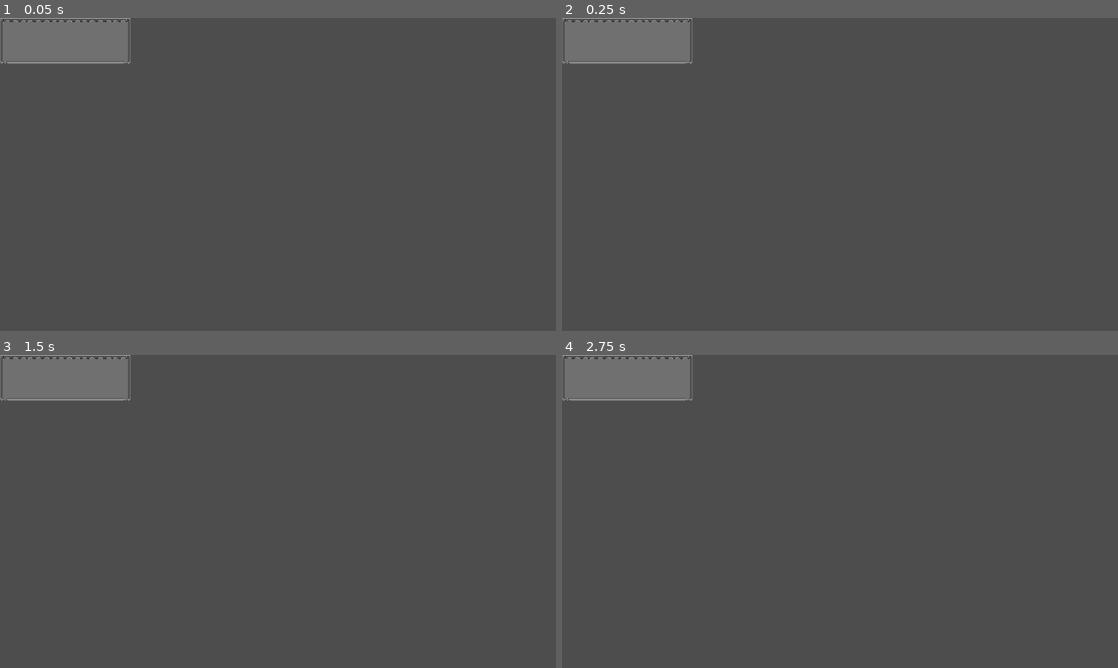
Above: before the commit, frames 1-4 (two rows, left to right).
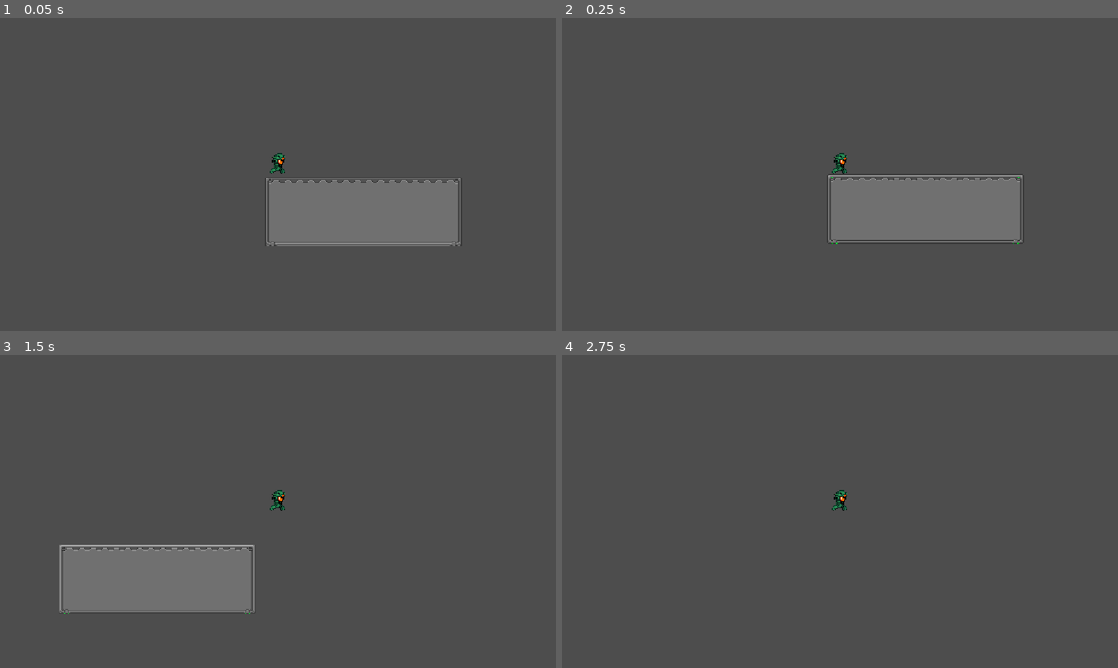
Above: after the commit, the same moments.

Repository: abdullahrasalkar/astra
Game: Godot game, scene res://scenes/level_1.tscn
Same seed, same stepped clock (60 frames per second), same inputs: the game is played once before the commit and once after it. Before the commit the project has no main scene; this scene is started directly in both runs.
Inputs:
- Up to frame 1 (0.05 s): no input
- Up to frame 2 (0.25 s): no input
- Up to frame 3 (1.5 s): tap Enter (ui_accept) at 0.5, 0.6, 0.77, 1.07, 1.35 s; hold Right (ui_right) from 0.53 s (still down)
- Up to frame 4 (2.75 s): tap Enter (ui_accept) at 1.52, 1.82, 2.1 s; release Right (ui_right) at 2.03 s; hold Left (ui_left) from 2.03 s (still down)

The runs differ from the first frame. In frame 1, 10% of the frame differs, in the area x 0-83%, y 0-73%; in frame 2, 10%; in frame 3, 10%, in the area x 0-52%, y 0-83%; in frame 4, 3.2%.

Commit message:
tilemap

Diff:
--- a/project.godot
+++ b/project.godot
@@ -11,6 +11,7 @@
 [application]
 
 config/name="Astra"
+run/main_scene="uid://j0ac4non5ncg"
 config/features=PackedStringArray("4.7", "GL Compatibility")
 config/icon="res://icon.svg"
 
@@ -18,6 +19,16 @@
 
 window/stretch/mode="canvas_items"
 window/stretch/aspect="expand"
+
+[input]
+
+ui_accept={
+"deadzone": 0.5,
+"events": [Object(InputEventKey,"resource_local_to_scene":false,"resource_name":"","device":16,"window_id":0,"alt_pressed":false,"shift_pressed":false,"ctrl_pressed":false,"meta_pressed":false,"pressed":false,"keycode":4194309,"physical_keycode":0,"key_label":0,"unicode":0,"location":0,"echo":false,"script":null)
+, Object(InputEventKey,"resource_local_to_scene":false,"resource_name":"","device":16,"window_id":0,"alt_pressed":false,"shift_pressed":false,"ctrl_pressed":false,"meta_pressed":false,"pressed":false,"keycode":4194310,"physical_keycode":0,"key_label":0,"unicode":0,"location":0,"echo":false,"script":null)
+, Object(InputEventKey,"resource_local_to_scene":false,"resource_name":"","device":-1,"window_id":0,"alt_pressed":false,"shift_pressed":false,"ctrl_pressed":false,"meta_pressed":false,"pressed":false,"keycode":32,"physical_keycode":0,"key_label":0,"unicode":32,"location":0,"echo":false,"script":null)
+]
+}
 
 [physics]
 
--- a/scenes/level_1.tscn
+++ b/scenes/level_1.tscn
@@ -1,6 +1,7 @@
 [gd_scene format=3 uid="uid://j0ac4non5ncg"]
 
 [ext_resource type="Texture2D" uid="uid://c4waxqalhcwni" path="res://assets/platform.png" id="1_014kd"]
+[ext_resource type="PackedScene" uid="uid://dgtpqgifhc0hr" path="res://scenes/player.tscn" id="2_bswci"]
 
 [sub_resource type="TileSetAtlasSource" id="TileSetAtlasSource_bswci"]
 texture = ExtResource("1_014kd")
@@ -91,55 +92,105 @@
 12:15/0 = 0
 13:15/0 = 0
 2:21/0 = 0
+2:21/0/physics_layer_0/polygon_0/points = PackedVector2Array(-8, -8, 8, -8, 8, 8, -8, 8)
 3:21/0 = 0
+3:21/0/physics_layer_0/polygon_0/points = PackedVector2Array(-8, -8, 8, -8, 8, 8, -8, 8)
 4:21/0 = 0
+4:21/0/physics_layer_0/polygon_0/points = PackedVector2Array(-8, -8, 8, -8, 8, 8, -8, 8)
 5:21/0 = 0
+5:21/0/physics_layer_0/polygon_0/points = PackedVector2Array(-8, -8, 8, -8, 8, 8, -8, 8)
 6:21/0 = 0
+6:21/0/physics_layer_0/polygon_0/points = PackedVector2Array(-8, -8, 8, -8, 8, 8, -8, 8)
 7:21/0 = 0
+7:21/0/physics_layer_0/polygon_0/points = PackedVector2Array(-8, -8, 8, -8, 8, 8, -8, 8)
 8:21/0 = 0
+8:21/0/physics_layer_0/polygon_0/points = PackedVector2Array(-8, -8, 8, -8, 8, 8, -8, 8)
 9:21/0 = 0
+9:21/0/physics_layer_0/polygon_0/points = PackedVector2Array(-8, -8, 8, -8, 8, -0.08705139, -8, -0.08705139)
 10:21/0 = 0
+10:21/0/physics_layer_0/polygon_0/points = PackedVector2Array(-8, -8, 8, -8, 8, -0.08705139, -8, -0.08705139)
 11:21/0 = 0
+11:21/0/physics_layer_0/polygon_0/points = PackedVector2Array(-8, -8, 8, -8, 8, -0.08705139, -8, -0.08705139)
 12:21/0 = 0
+12:21/0/physics_layer_0/polygon_0/points = PackedVector2Array(-8, -8, 8, -8, 8, 8, -8, 8)
 13:21/0 = 0
+13:21/0/physics_layer_0/polygon_0/points = PackedVector2Array(-8, -8, 8, -8, 8, 8, -8, 8)
 14:21/0 = 0
+14:21/0/physics_layer_0/polygon_0/points = PackedVector2Array(-8, -8, 8, -8, 8, 8, -8, 8)
 15:21/0 = 0
+15:21/0/physics_layer_0/polygon_0/points = PackedVector2Array(-8, -8, 8, -8, 8, 8, -8, 8)
 2:22/0 = 0
+2:22/0/physics_layer_0/polygon_0/points = PackedVector2Array(-8, -8, 8, -8, 8, 8, -8, 8)
 3:22/0 = 0
+3:22/0/physics_layer_0/polygon_0/points = PackedVector2Array(-8, -8, 8, -8, 8, 8, -8, 8)
 4:22/0 = 0
+4:22/0/physics_layer_0/polygon_0/points = PackedVector2Array(-8, -8, 8, -8, 8, 8, -8, 8)
 5:22/0 = 0
+5:22/0/physics_layer_0/polygon_0/points = PackedVector2Array(-8, -8, 8, -8, 8, 8, -8, 8)
 6:22/0 = 0
+6:22/0/physics_layer_0/polygon_0/points = PackedVector2Array(-8, -8, 8, -8, 8, 8, -8, 8)
 7:22/0 = 0
+7:22/0/physics_layer_0/polygon_0/points = PackedVector2Array(-8, -8, 8, -8, 8, 8, -8, 8)
 8:22/0 = 0
+8:22/0/physics_layer_0/polygon_0/points = PackedVector2Array(-8, -8, 8, -8, 8, 8, -8, 8)
 9:22/0 = 0
+9:22/0/physics_layer_0/polygon_0/points = PackedVector2Array(-8, -8, 8, -8, 8, -0.08705139, -8, -0.08705139)
 10:22/0 = 0
+10:22/0/physics_layer_0/polygon_0/points = PackedVector2Array(-8, -8, 8, -8, 8, 8, -8, 8)
 12:22/0 = 0
+12:22/0/physics_layer_0/polygon_0/points = PackedVector2Array(-8, -8, 8, -8, 8, 8, -8, 8)
 13:22/0 = 0
+13:22/0/physics_layer_0/polygon_0/points = PackedVector2Array(-8, -8, 8, -8, 8, 8, -8, 8)
 14:22/0 = 0
+14:22/0/physics_layer_0/polygon_0/points = PackedVector2Array(-8, -8, 8, -8, 8, 8, -8, 8)
 15:22/0 = 0
+15:22/0/physics_layer_0/polygon_0/points = PackedVector2Array(-8, -8, 8, -8, 8, 8, -8, 8)
 2:23/0 = 0
+2:23/0/physics_layer_0/polygon_0/points = PackedVector2Array(-8, -8, 8, -8, 8, 8, -8, 8)
 3:23/0 = 0
+3:23/0/physics_layer_0/polygon_0/points = PackedVector2Array(-8, -8, 8, -8, 8, 8, -8, 8)
 4:23/0 = 0
+4:23/0/physics_layer_0/polygon_0/points = PackedVector2Array(-8, -8, 8, -8, 8, 8, -8, 8)
 5:23/0 = 0
+5:23/0/physics_layer_0/polygon_0/points = PackedVector2Array(-8, -8, 8, -8, 8, 8, -8, 8)
 6:23/0 = 0
+6:23/0/physics_layer_0/polygon_0/points = PackedVector2Array(-8, -8, 8, -8, 8, 8, -8, 8)
 7:23/0 = 0
+7:23/0/physics_layer_0/polygon_0/points = PackedVector2Array(-8, -8, 8, -8, 8, 8, -8, 8)
 8:23/0 = 0
+8:23/0/physics_layer_0/polygon_0/points = PackedVector2Array(-8, -8, 8, -8, 8, 8, -8, 8)
 12:23/0 = 0
+12:23/0/physics_layer_0/polygon_0/points = PackedVector2Array(-8, -8, 8, -8, 8, 8, -8, 8)
 13:23/0 = 0
+13:23/0/physics_layer_0/polygon_0/points = PackedVector2Array(-8, -8, 8, -8, 8, 8, -8, 8)
 14:23/0 = 0
+14:23/0/physics_layer_0/polygon_0/points = PackedVector2Array(-8, -8, 8, -8, 8, 8, -8, 8)
 15:23/0 = 0
+15:23/0/physics_layer_0/polygon_0/points = PackedVector2Array(-8, -8, 8, -8, 8, 8, -8, 8)
 2:24/0 = 0
+2:24/0/physics_layer_0/polygon_0/points = PackedVector2Array(-8, -8, 8, -8, 8, -0.08705139, -8, -0.08705139)
 3:24/0 = 0
+3:24/0/physics_layer_0/polygon_0/points = PackedVector2Array(-8, -8, 8, -8, 8, -0.08705139, -8, -0.08705139)
 4:24/0 = 0
+4:24/0/physics_layer_0/polygon_0/points = PackedVector2Array(-8, -8, 8, -8, 8, -0.08705139, -8, -0.08705139)
 6:24/0 = 0
+6:24/0/physics_layer_0/polygon_0/points = PackedVector2Array(-8, -8, 8, -8, 8, 8, -8, 8)
 7:24/0 = 0
+7:24/0/physics_layer_0/polygon_0/points = PackedVector2Array(-8, -8, 8, -8, 8, 8, -8, 8)
 8:24/0 = 0
+8:24/0/physics_layer_0/polygon_0/points = PackedVector2Array(-8, -8, 8, -8, 8, 8, -8, 8)
 9:24/0 = 0
+9:24/0/physics_layer_0/polygon_0/points = PackedVector2Array(-8, -8, 8, -8, 8, 8, -8, 8)
 10:24/0 = 0
+10:24/0/physics_layer_0/polygon_0/points = PackedVector2Array(-8, -8, 8, -8, 8, 8, -8, 8)
 11:24/0 = 0
+11:24/0/physics_layer_0/polygon_0/points = PackedVector2Array(-8, -8, 8, -8, 8, 8, -8, 8)
 6:25/0 = 0
+6:25/0/physics_layer_0/polygon_0/points = PackedVector2Array(-8, -8, 8, -8, 8, -0.08705139, -8, -0.08705139)
 7:25/0 = 0
+7:25/0/physics_layer_0/polygon_0/points = PackedVector2Array(-8, -8, 8, -8, 8, -0.08705139, -8, -0.08705139)
 8:25/0 = 0
+8:25/0/physics_layer_0/polygon_0/points = PackedVector2Array(-8, -8, 8, -8, 8, -0.08705139, -8, -0.08705139)
 2:30/0 = 0
 3:30/0 = 0
 4:30/0 = 0
@@ -158,6 +209,7 @@
 5:33/0 = 0
 
 [sub_resource type="TileSet" id="TileSet_cdr67"]
+physics_layer_0/collision_layer = 1
 sources/0 = SubResource("TileSetAtlasSource_bswci")
 
 [node name="level_1" type="Node2D" unique_id=1498936234]
@@ -166,3 +218,6 @@
 tile_set = SubResource("TileSet_cdr67")
 format = 2
 layer_0/tile_data = PackedInt32Array(0, 393216, 21, 1, 458752, 21, 2, 458752, 21, 3, 458752, 21, 4, 458752, 21, 5, 4587 …(1862 unchanged characters)…
+
+[node name="Player" parent="." unique_id=714725692 instance=ExtResource("2_bswci")]
+position = Vector2(18, -4)
--- a/scenes/player.tscn
+++ b/scenes/player.tscn
@@ -1,6 +1,7 @@
 [gd_scene format=3 uid="uid://dgtpqgifhc0hr"]
 
 [ext_resource type="Texture2D" uid="uid://csmj1lt717tgj" path="res://assets/rb1maskedall.png" id="1_3vyb7"]
+[ext_resource type="Script" uid="uid://croog5461tpfq" path="res://scripts/player.gd" id="1_g2els"]
 
 [sub_resource type="RectangleShape2D" id="RectangleShape2D_u67dh"]
 size = Vector2(21, 29)
@@ -70,6 +71,7 @@
 }]
 
 [node name="Player" type="CharacterBody2D" unique_id=714725692]
+script = ExtResource("1_g2els")
 
 [node name="CollisionShape2D" type="CollisionShape2D" parent="." unique_id=86824451]
 position = Vector2(0.5, -14.5)
@@ -79,3 +81,6 @@
 position = Vector2(0, -16)
 sprite_frames = SubResource("SpriteFrames_mq1ta")
 frame_progress = 0.5918208
+
+[node name="Camera2D" type="Camera2D" parent="." unique_id=1110628927]
+zoom = Vector2(1.5, 1.5)
--- /dev/null
+++ b/scripts/player.gd
@@ -0,0 +1,25 @@
+extends CharacterBody2D
+
+
+const SPEED = 300.0
+const JUMP_VELOCITY = -400.0
+
+
+func _physics_process(delta: float) -> void:
+	# Add the gravity.
+	if not is_on_floor():
+		velocity += get_gravity() * delta
+
+	# Handle jump.
+	if Input.is_action_just_pressed("ui_accept") and is_on_floor():
+		velocity.y = JUMP_VELOCITY
+
+	# Get the input direction and handle the movement/deceleration.
+	# As good practice, you should replace UI actions with custom gameplay actions.
+	var direction := Input.get_axis("ui_left", "ui_right")
+	if direction:
+		velocity.x = direction * SPEED
+	else:
+		velocity.x = move_toward(velocity.x, 0, SPEED)
+
+	move_and_slide()
Not shown, added: scripts/player.gd.uid
